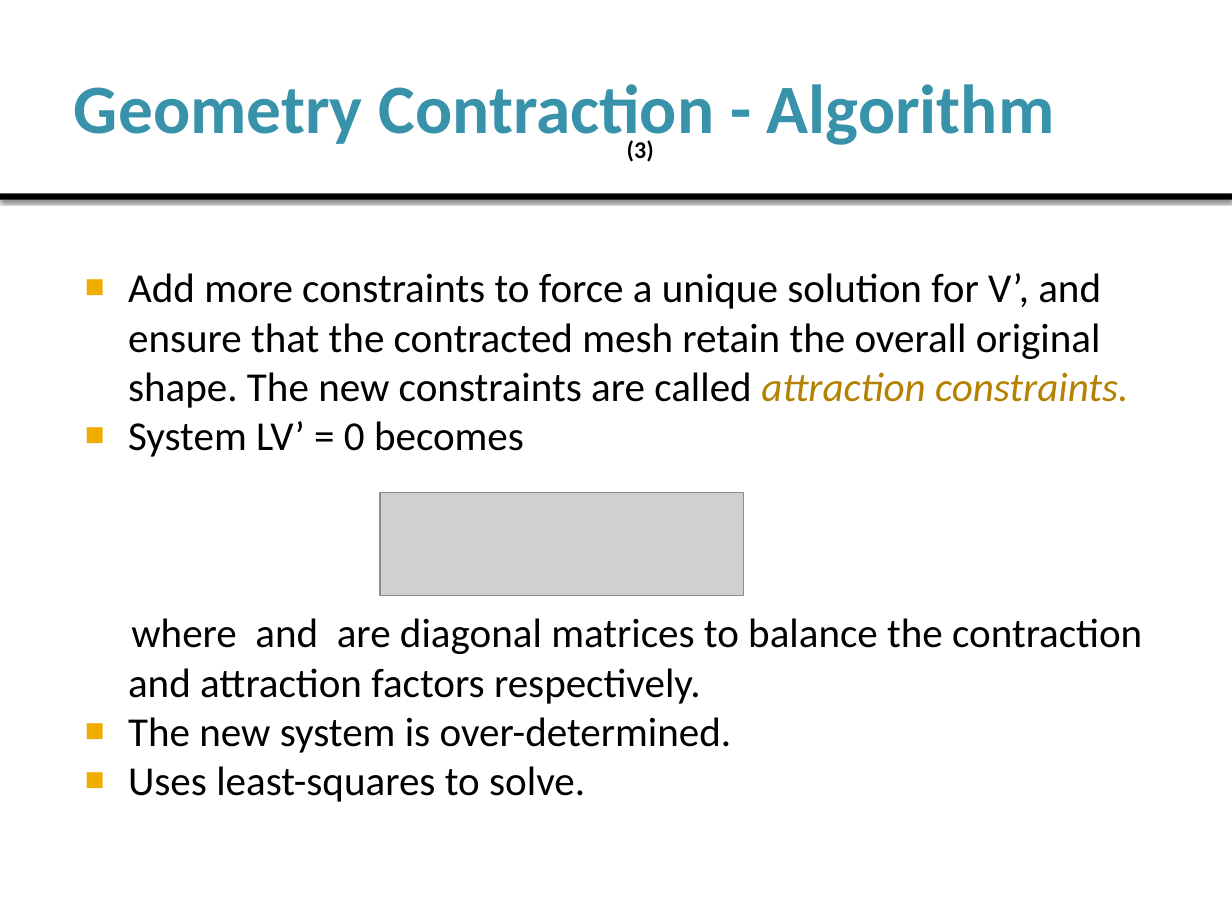
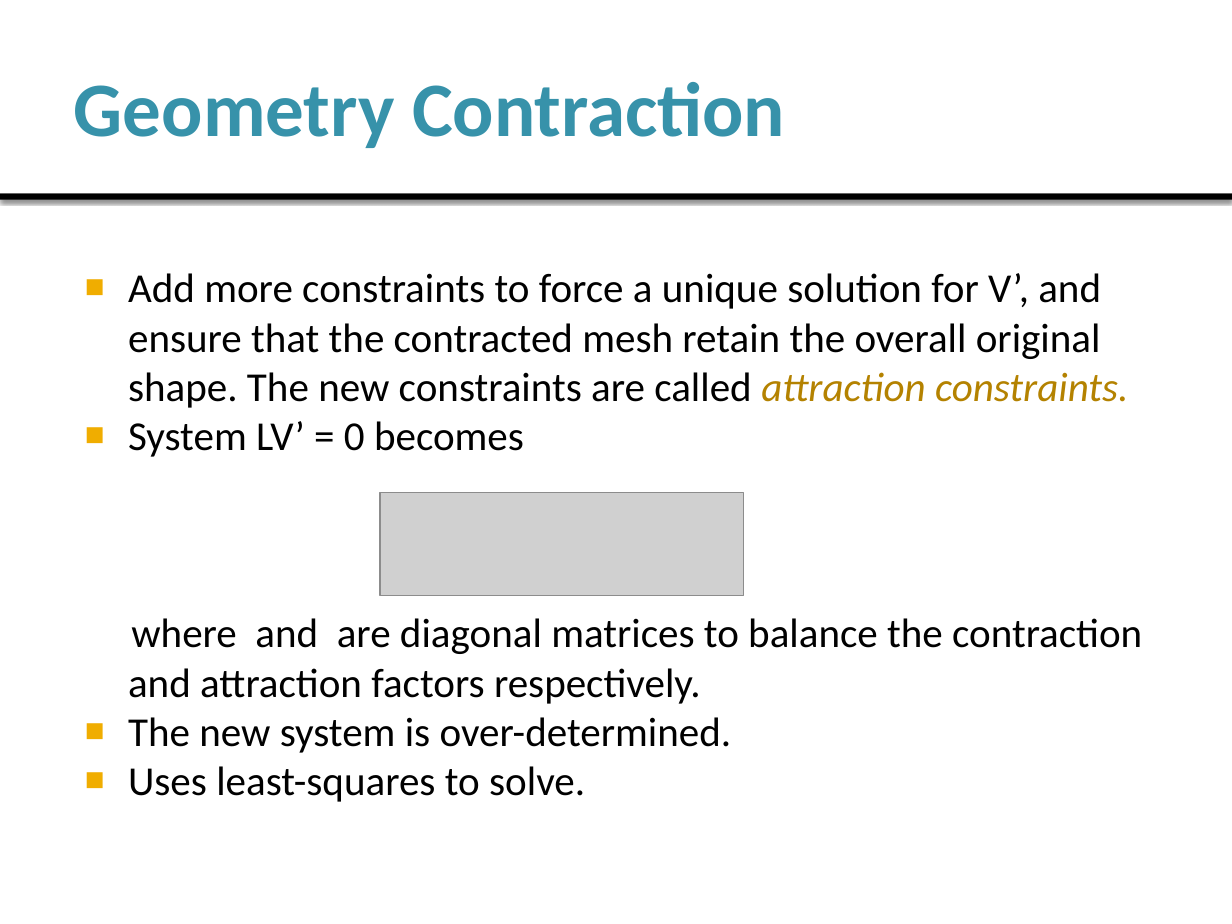
Before and after one commit to jonatascmedeiros/Skeleton-Extraction, a slide deck: slide 8 of Docs/Presentation.pptx. Drawn at 1232x924 pixels with LibreOffice and Linux fonts; fonts in the diff are those of the drawing; grey boxes stand for pictures. Boxes give left, top, right and bottom in pixels: in the first picture for what was removed or moved away, otherwise in the second. Text is boxed around its words. In the diff, an @@ line names an element or a change of style, - is before the commit and + after.

```diff
--- a/Docs/Presentation.pptx
+++ b/Docs/Presentation.pptx
@@ title at (74, 82, 785, 148): text changed; size 40.5 to 45 pt @@
-Geometry Contraction - Algorithm
+Geometry Contraction
@@ text removed at (627, 140, 654, 162) @@
-(3)
```
Also in this commit, not shown: 10 other slides changed, 6 slides added, 1 other file.
